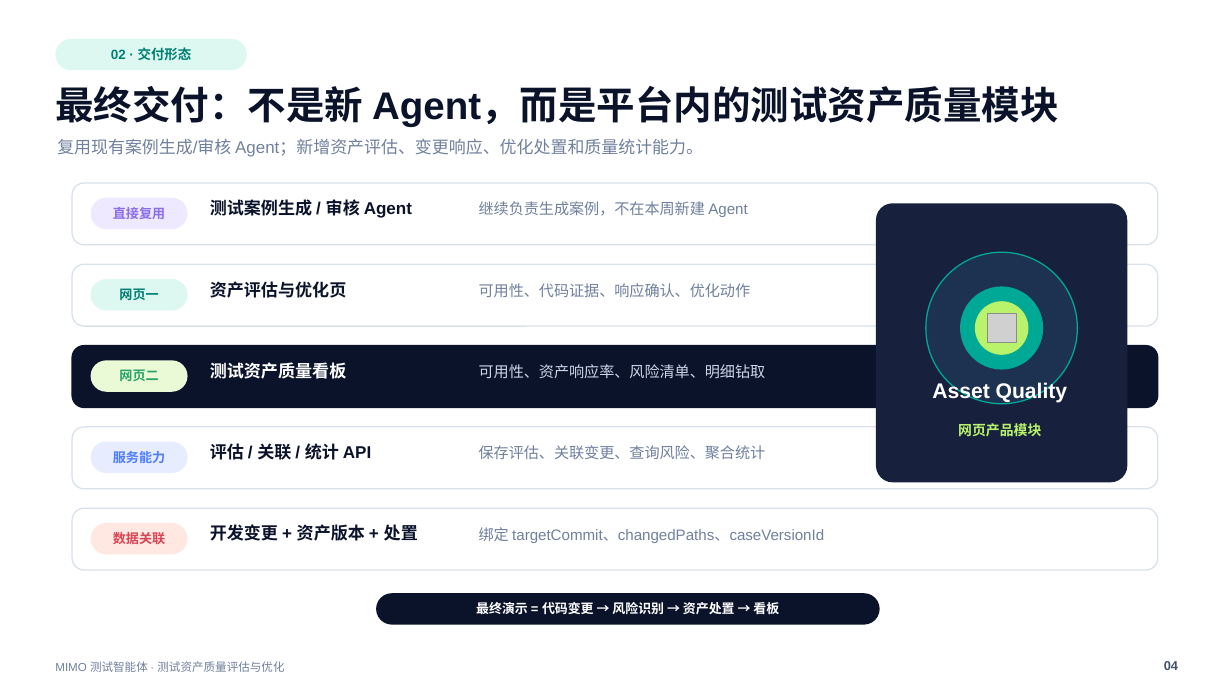
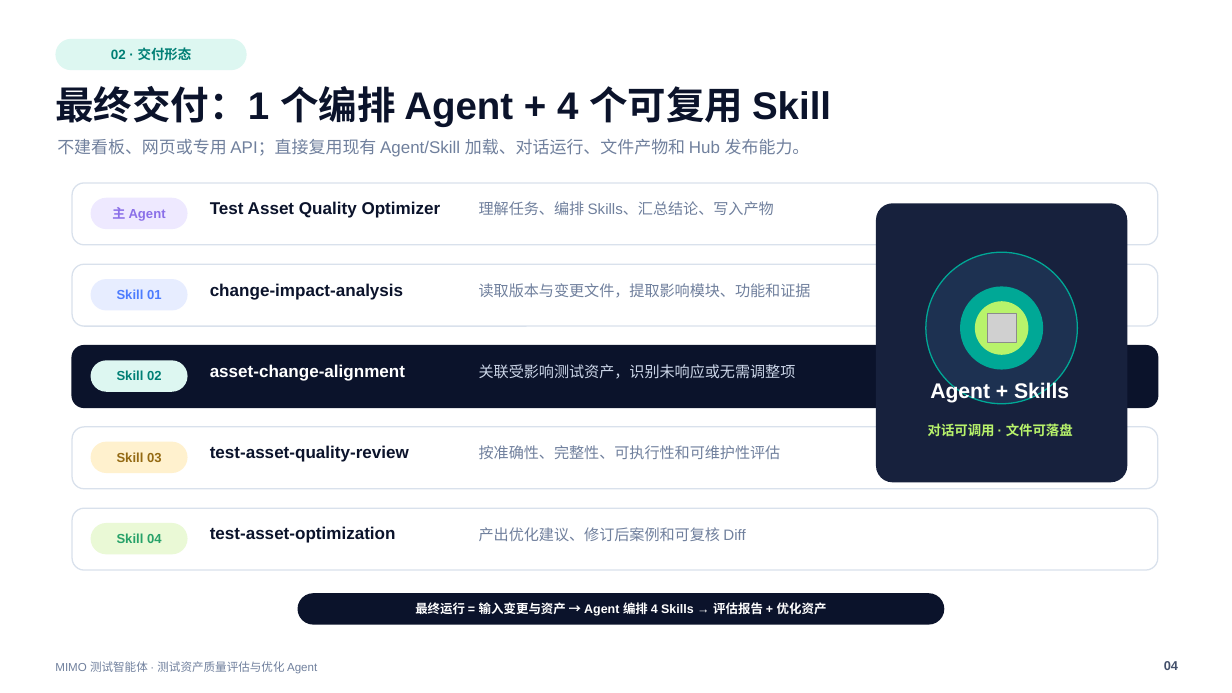
Before and after one commit to RKK222/intelligent-test-agent, a slide deck: slide 4 of artifacts/ai-case-usability-opening/面向开发变更的测试资产质量评估与优化-开题汇报.pptx. Drawn at 1232x693 pixels with LibreOffice and Linux fonts; fonts in the diff are those of the drawing; grey boxes stand for pictures. Boxes give left, top, right and bottom in pixels: in the first picture for what was removed or moved away, otherwise in the second. Text is boxed around its words. In the diff, an @@ line names an element or a change of style, - is before the commit and + after.

Commit message:
收敛测试资产课题为Agent与技能交付

```diff
--- a/artifacts/ai-case-usability-opening/面向开发变更的测试资产质量评估与优化-开题汇报.pptx
+++ b/artifacts/ai-case-usability-opening/面向开发变更的测试资产质量评估与优化-开题汇报.pptx
@@ text at <box>55,86,831,127</box>: text changed @@
-最终交付：不是新 Agent，而是平台内的测试资产质量模块
+最终交付：1 个编排 Agent + 4 个可复用 Skill
@@ text at <box>57,139,810,157</box>: text changed @@
-复用现有案例生成/审核 Agent；新增资产评估、变更响应、优化处置和质量统计能力。
+不建看板、网页或专用 API；直接复用现有 Agent/Skill 加载、对话运行、文件产物和 Hub 发布能力。
@@ text at <box>112,207,166,221</box>: text changed @@
-直接复用
+主 Agent
@@ text at <box>210,201,441,218</box>: text changed @@
-测试案例生成 / 审核 Agent
+Test Asset Quality Optimizer
@@ text at <box>479,201,774,215</box>: text changed @@
-继续负责生成案例，不在本周新建 Agent
+理解任务、编排 Skills、汇总结论、写入产物
@@ rounded rectangle at <box>91,279,188,311</box>: fill #DDF7F1 to #E7EDFF @@
@@ text at <box>117,289,162,299</box>: text changed; text colour #007F75 to #4D7CFE @@
-网页一
+Skill 01
@@ text at <box>210,283,403,300</box>: text changed @@
-资产评估与优化页
+change-impact-analysis
@@ text at <box>479,283,811,297</box>: text changed @@
-可用性、代码证据、响应确认、优化动作
+读取版本与变更文件，提取影响模块、功能和证据
@@ rounded rectangle at <box>91,360,188,392</box>: fill #EAF9D6 to #DDF7F1 @@
@@ text at <box>117,370,162,380</box>: text changed; text colour #27A269 to #007F75 @@
-网页二
+Skill 02
@@ text at <box>210,364,405,381</box>: text changed @@
-测试资产质量看板
+asset-change-alignment
@@ text at <box>479,364,796,379</box>: text changed @@
-可用性、资产响应率、风险清单、明细钻取
+关联受影响测试资产，识别未响应或无需调整项
@@ text at <box>930,382,1069,403</box>: text changed @@
-Asset Quality
+Agent + Skills
@@ rounded rectangle at <box>91,442,188,473</box>: fill #E7EDFF to #FFF1CE @@
@@ text at <box>210,445,409,462</box>: text changed @@
-评估 / 关联 / 统计 API
+test-asset-quality-review
@@ text at <box>479,445,781,459</box>: text changed @@
-保存评估、关联变更、查询风险、聚合统计
+按准确性、完整性、可执行性和可维护性评估
@@ text at <box>928,423,1073,436</box>: text changed; size 10.8 to 10.5 pt @@
-网页产品模块
+对话可调用 · 文件可落盘
@@ text at <box>117,452,162,462</box>: text changed; text colour #4D7CFE to #946A13 @@
-服务能力
+Skill 03
@@ rounded rectangle at <box>91,523,188,555</box>: fill #FFE7E2 to #EAF9D6 @@
@@ text at <box>117,533,162,543</box>: text changed; text colour #D84654 to #27A269 @@
-数据关联
+Skill 04
@@ text at <box>210,526,396,543</box>: text changed @@
-开发变更 + 资产版本 + 处置
+test-asset-optimization
@@ text at <box>479,527,745,541</box>: text changed @@
-绑定 targetCommit、changedPaths、caseVersionId
+产出优化建议、修订后案例和可复核 Diff
@@ rounded rectangle: place and size @@
-rounded rectangle at <box>376,593,880,625</box>
+rounded rectangle at <box>298,593,945,625</box>
@@ text at <box>415,600,827,617</box>: text changed; size 10.1 to 9.7 pt @@
-最终演示 = 代码变更 → 风险识别 → 资产处置 → 看板
+最终运行 = 输入变更与资产 → Agent 编排 4 Skills → 评估报告 + 优化资产
@@ text at <box>55,661,317,674</box>: text changed @@
-MIMO 测试智能体 · 测试资产质量评估与优化
+MIMO 测试智能体 · 测试资产质量评估与优化 Agent
```
Also in this commit, not shown: 8 other slides changed, 1 slide removed, 3 other files.
